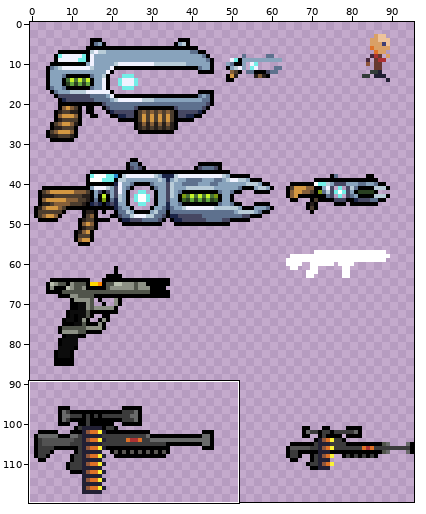
File history of a sprite sheet, src/public/assets/img/entity/guns.png. Above, an overview of the earlier version with the close-up marked.
Close-up. Before the commit:
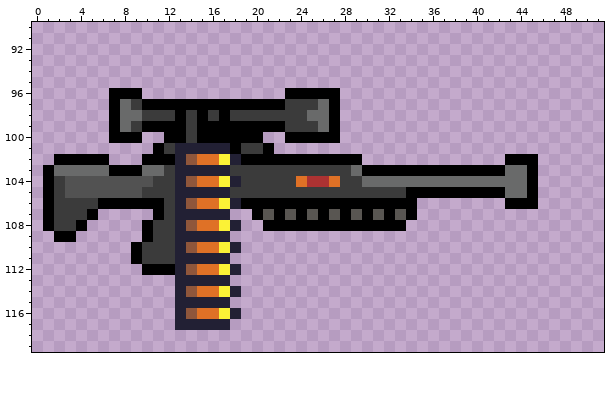
The file is 96x120 pixels. Colours within 5 levels of each other are drawn and written as one. Shown: x 0..51, y 90..119.
And afterwards:
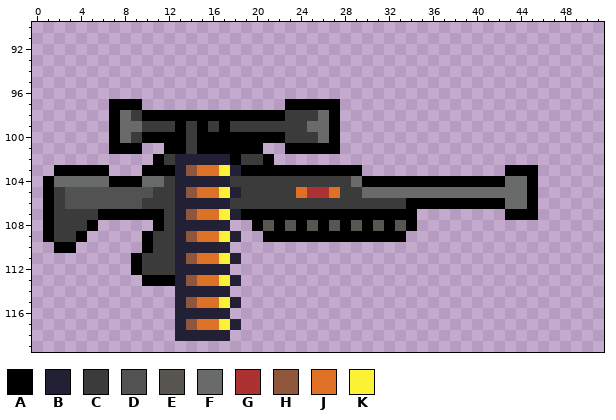
Palette (. is transparent): A #000000  B #222034  C #3b3b3b  D #525252  E #595652  F #696a6a  G #ac3232  H #8f563b  J #df7126  K #fbf236
Diff:
y 96: x 7..9 AAA -> ...; x 23..27 AAAAA -> .....
y 97: x 8..26 FCAAAAAAAAAAAAACCCF -> AA.............AAAA
y 98: x 9..12 FCCC -> CAAA; x 14 C -> A; x 16 C -> A; x 18..22 CCCCC -> AAAAA; x 25 F -> C
y 99: x 9..12 CAAA -> FCCC; x 16 A -> C; x 18..22 AAAAA -> CCCCC; x 25 C -> F
y 100: x 8..11 AA.. -> FCAA; x 21..26 ..AAAA -> AACCCF
y 101: x 7..9 ... -> AAA; x 11..17 ACBBBBB -> .AACAAA; x 19..21 CCA -> AA.; x 23..27 ..... -> AAAAA
y 102: x 2..6 AAAAA -> .....; x 10 A -> .; x 12 A -> C; x 14..20 HJJKBAA -> BBBBACC; x 22..29 AAAAAAAA -> ........; x 43..45 AAA -> ...
y 103: x 1..12 AFFFFFAAAFFC -> .AAAAA...AAA; x 14..44 BBBBCCCCCCCCCCCFAAAAAAAAAAAAAFF -> HJJKBAAAAAAAAAAA.............AA
y 104: x 2..11 CDDDDDDDDC -> FFFFFAAAFF; x 14..18 HJJKB -> BBBBC; x 24..27 JGGJ -> CCCC; x 29..42 CFFFFFFFFFFFFF -> FAAAAAAAAAAAAA
y 105: x 10 C -> D; x 14..18 BBBBC -> HJJKB; x 24..27 CCCC -> JGGJ; x 30..42 CCCCAAAAAAAAA -> FFFFFFFFFFFFF
y 106: x 3..11 CCCAAAAAA -> DDDDDDDCC; x 14..33 HJJKBAAAAAAAAAAAAAAA -> BBBBCCCCCCCCCCCCCCCC; x 35..44 ........AA -> AAAAAAAAFF
y 107: x 5..10 A..... -> CAAAAA; x 14..19 BBBB.. -> HJJKBA; x 21 E -> A; x 23 E -> A; x 25 E -> A; x 27 E -> A; x 29 E -> A; x 31 E -> A; x 33 E -> A; x 43..45 ... -> AAA
y 108: x 4..5 A. -> CA; x 10..11 AC -> .A; x 14..18 HJJKB -> BBBB.; x 20..21 .A -> AE; x 23 A -> E; x 25 A -> E; x 27 A -> E; x 29 A -> E; x 31 A -> E; x 33..34 A. -> EA
y 109: x 1..4 .AA. -> ACCA; x 14..18 BBBB. -> HJJKB; x 21..33 ............. -> AAAAAAAAAAAAA
y 110: x 2..3 .. -> AA; x 9..10 AC -> .A; x 14..18 HJJKB -> BBBB.
y 111: x 14..18 BBBB. -> HJJKB
y 112: x 9..12 .AAA -> ACCC; x 14..18 HJJKB -> BBBB.
y 113: x 10..12 ... -> AAA; x 14..18 BBBB. -> HJJKB
y 114: x 14..18 HJJKB -> BBBB.
y 115: x 14..18 BBBB. -> HJJKB
y 116: x 14..18 HJJKB -> BBBB.
y 117: x 14..18 BBBB. -> HJJKB
y 118: x 13..17 ..... -> BBBBB
Where, in picture pixels (left, top, right, bottom), the same in both close-ups:
changed: (43, 88, 538, 341)
